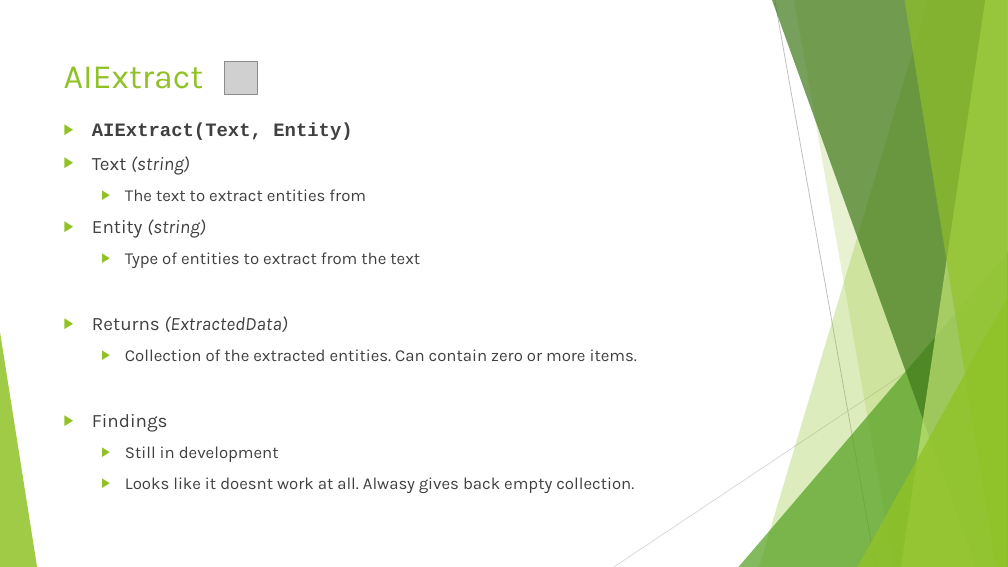
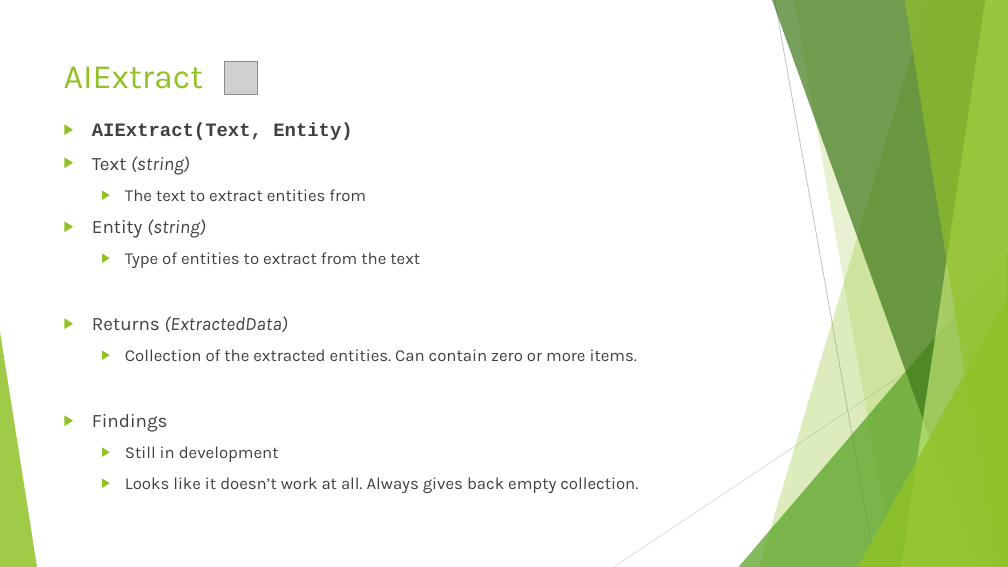
Before and after one commit to csonthejjas/DataverseAIActions, a slide deck: slide 12 of Dataverse AI Actions.pptx. Drawn at 1008x567 pixels with LibreOffice and Linux fonts; fonts in the diff are those of the drawing; grey boxes stand for pictures. Boxes give left, top, right and bottom in pixels: in the first picture for what was removed or moved away, otherwise in the second. Text is boxed around its words. In the diff, an @@ line names an element or a change of style, - is before the commit and + after.

```diff
--- a/Dataverse AI Actions.pptx
+++ b/Dataverse AI Actions.pptx
@@ text at [125, 477, 638, 493]: text changed @@
-  ▶ Looks like it doesnt work at all. Alwasy gives back empty collection.
+  ▶ Looks like it doesn’t work at all. Always gives back empty collection.
```
Also in this commit, not shown: 4 other slides changed, 5 other files.
